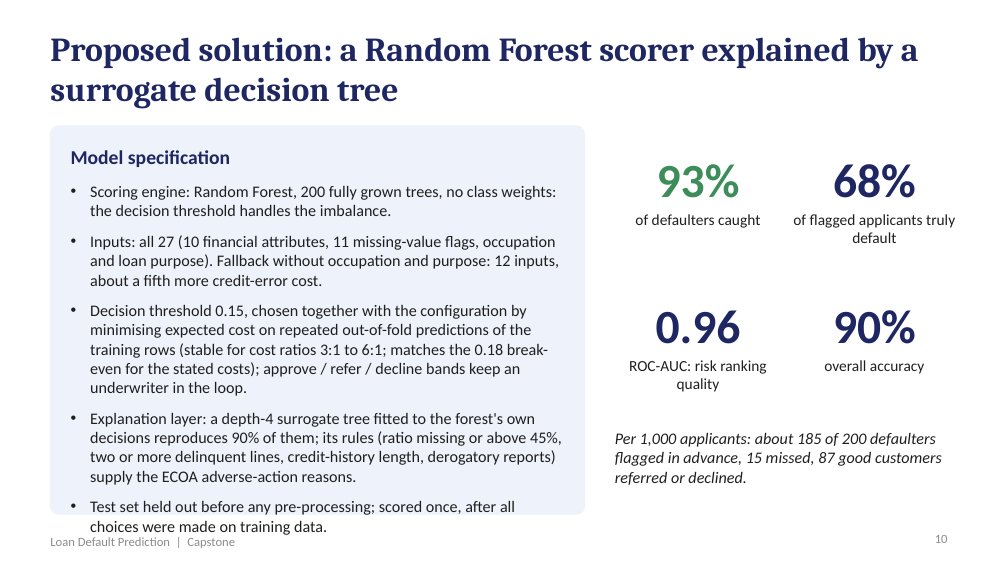
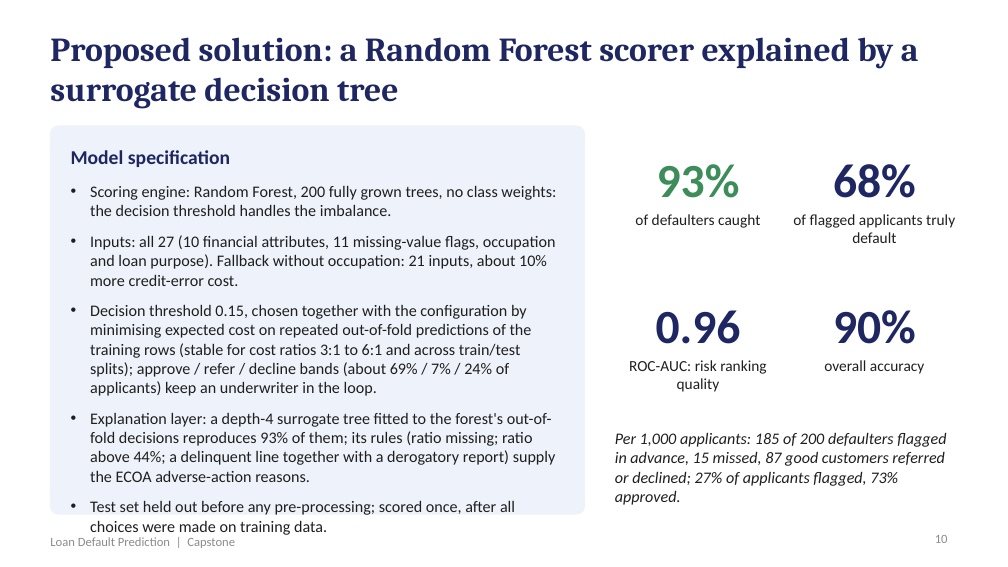
Before and after one commit to shubham1891/Personal-code, a slide deck: slide 10 of presentation/Loan_Default_Prediction_Presentation.pptx. Drawn at 1008x567 pixels with LibreOffice and Linux fonts; fonts in the diff are those of the drawing. Boxes give left, top, right and bottom in pixels: in the first picture for what was removed or moved away, otherwise in the second. Text is boxed around its words. In the diff, an @@ line names an element or a change of style, - is before the commit and + after.

```diff
--- a/presentation/Loan_Default_Prediction_Presentation.pptx
+++ b/presentation/Loan_Default_Prediction_Presentation.pptx
@@ text at box(90, 235, 556, 482): text changed @@
-• Inputs: all 27 (10 financial attributes, 11 missing-value flags, occupation and loan purpose). Fallback without occupation and purpose: 12 inputs, about a fifth more credit-error cost.
-• Decision threshold 0.15, chosen together with the configuration by minimising expected cost on repeated out-of-fold predictions of the training rows (stable for cost ratios 3:1 to 6:1; matches the 0.18 break-even for the stated costs); approve / refer / decline bands keep an underwriter in the loop.
-• Explanation layer: a depth-4 surrogate tree fitted to the forest's own decisions reproduces 90% of them; its rules (ratio missing or above 45%, two or more delinquent lines, credit-history length, derogatory reports) supply the ECOA adverse-action reasons.
+• Inputs: all 27 (10 financial attributes, 11 missing-value flags, occupation and loan purpose). Fallback without occupation: 21 inputs, about 10% more credit-error cost.
+• Decision threshold 0.15, chosen together with the configuration by minimising expected cost on repeated out-of-fold predictions of the training rows (stable for cost ratios 3:1 to 6:1 and across train/test splits); approve / refer / decline bands (about 69% / 7% / 24% of applicants) keep an underwriter in the loop.
+• Explanation layer: a depth-4 surrogate tree fitted to the forest's out-of-fold decisions reproduces 93% of them; its rules (ratio missing; ratio above 44%; a delinquent line together with a derogatory report) supply the ECOA adverse-action reasons.
@@ text at box(615, 432, 946, 505): text changed @@
-Per 1,000 applicants: about 185 of 200 defaulters flagged in advance, 15 missed, 87 good customers referred or declined.
+Per 1,000 applicants: 185 of 200 defaulters flagged in advance, 15 missed, 87 good customers referred or declined; 27% of applicants flagged, 73% approved.
```
Also in this commit, not shown: 10 other slides changed, 18 other files.
